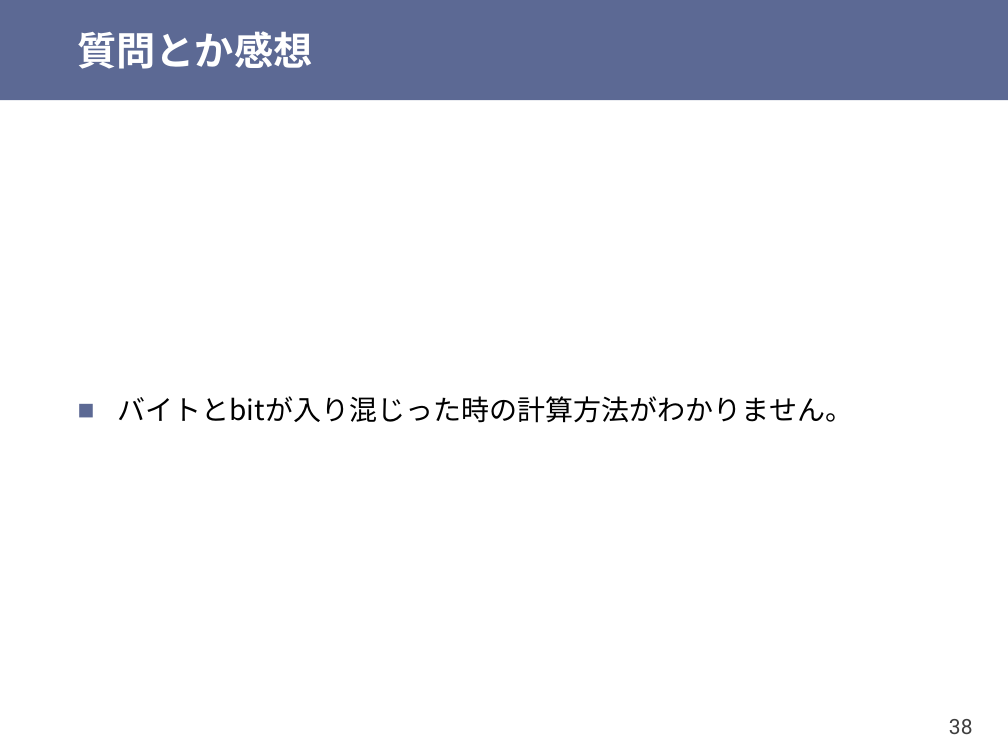
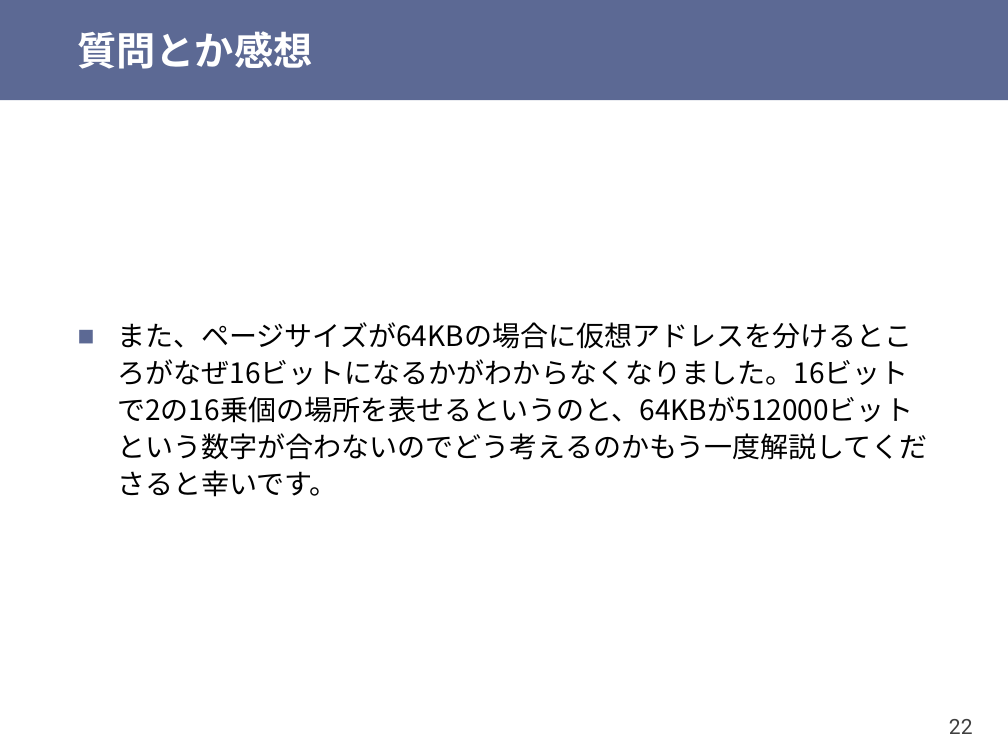
Before and after one commit to shioyadan/otya-computer-architecture-i, a slide deck: slide 22 of cai-shioya-12.pptx (slide 38 before the commit). Drawn at 1008x756 pixels with LibreOffice and Linux fonts; fonts in the diff are those of the drawing. Boxes give left, top, right and bottom in pixels: in the first picture for what was removed or moved away, otherwise in the second. Text is boxed around its words. In the diff, an @@ line names an element or a change of style, - is before the commit and + after.

```diff
--- a/cai-shioya-12.pptx
+++ b/cai-shioya-12.pptx
@@ text at [117,322,913,497]: text changed @@
-■ バイトとbitが入り混じった時の計算方法がわかりません。
+■ また、ページサイズが64KBの場合に仮想アドレスを分けるところがなぜ16ビットになるかがわからなくなりました。16ビットで2の16乗個の場所を表せるというのと、64KBが512000ビットという数字が合わないのでどう考えるのかもう一度解説してくださると幸いです。
@@ page number at [949,719,973,734]: text changed @@
-38
+22
```
Also in this commit, not shown: 21 other slides changed, 2 slides added, 15 slides removed, 1 other file.
